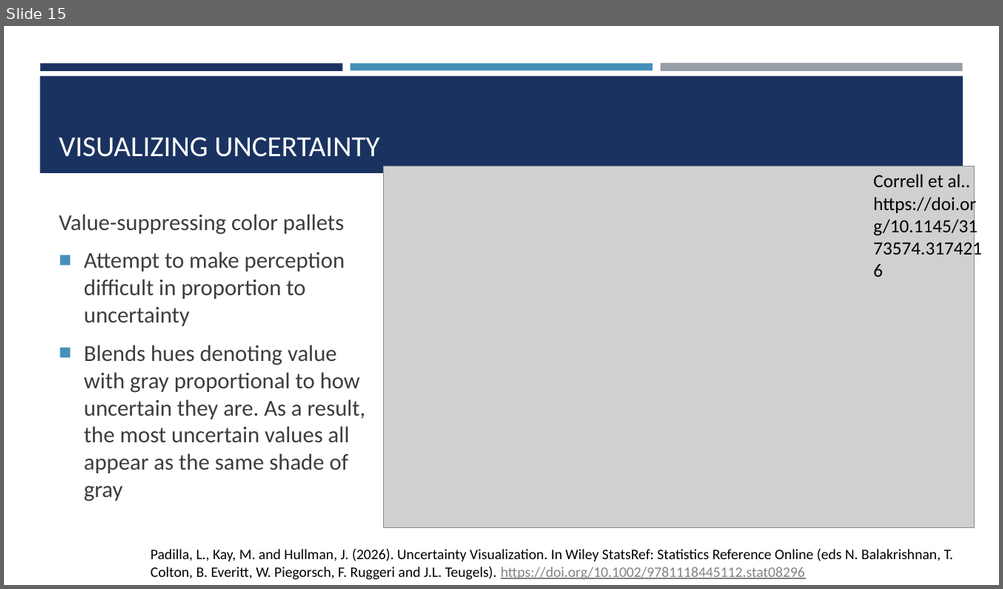
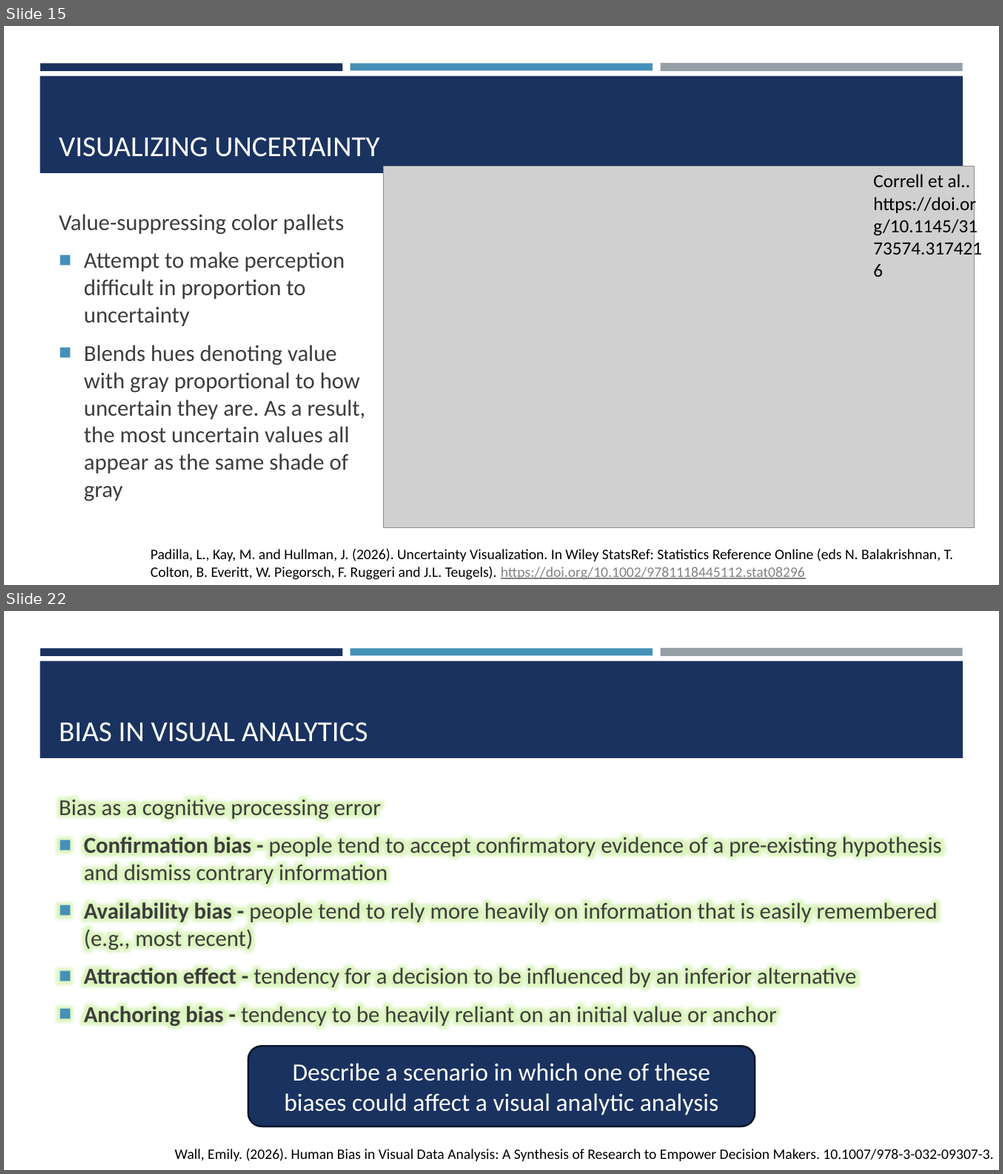
Before and after one commit to amosca01/SDS-CSC235, a slide deck: slides/11-uncertainty-bias.pptx. Shown one above the other, each under a label of ours: slide 15 before the commit, slides 15 and 22 after it; the slides between them are not shown. The pictures are 1003x589 and 1003x1174 pixels, drawn with LibreOffice and Linux fonts; fonts in the diff are those of the drawing; grey boxes stand for pictures. Boxes give left, top, right and bottom in pixels: in the first picture for what was removed or moved away, otherwise in the second. Text is boxed around its words. In the diff, an @@ line names an element or a change of style, - is before the commit and + after.

```diff
--- a/slides/11-uncertainty-bias.pptx
+++ b/slides/11-uncertainty-bias.pptx
@@ slide 22 added at [4,611,999,1170], background #FFFFFF; not listed: 4 template elements that a slide beside it also shows @@
@@ title added at [59,722,368,742], 28 pt, text #FFFFFF @@
+BIAS IN VISUAL ANALYTICS
@@ text added at [59,796,942,1028], 22 pt, text #3D3D3D @@
+Bias as a cognitive processing error
+■ Confirmation bias - people tend to accept confirmatory evidence of a pre-existing hypothesis and dismiss contrary information
+■ Availability bias - people tend to rely more heavily on information that is easily remembered (e.g., most recent)
+■ Attraction effect - tendency for a decision to be influenced by an inferior alternative
+■ Anchoring bias - tendency to be heavily reliant on an initial value or anchor
@@ rounded rectangle added at [248,1047,754,1128], fill #1A3260, outline #0B162A 1.75 pt, 24 pt, text #FFFFFF @@
+Describe a scenario in which one of these biases could affect a visual analytic analysis
@@ text added at [175,1149,993,1162], 14 pt, text #000000 @@
+Wall, Emily. (2026). Human Bias in Visual Data Analysis: A Synthesis of Research to Empower Decision Makers. 10.1007/978-3-032-09307-3.
```
Also in this commit, not shown: 11 other slides added, 14 other files.
